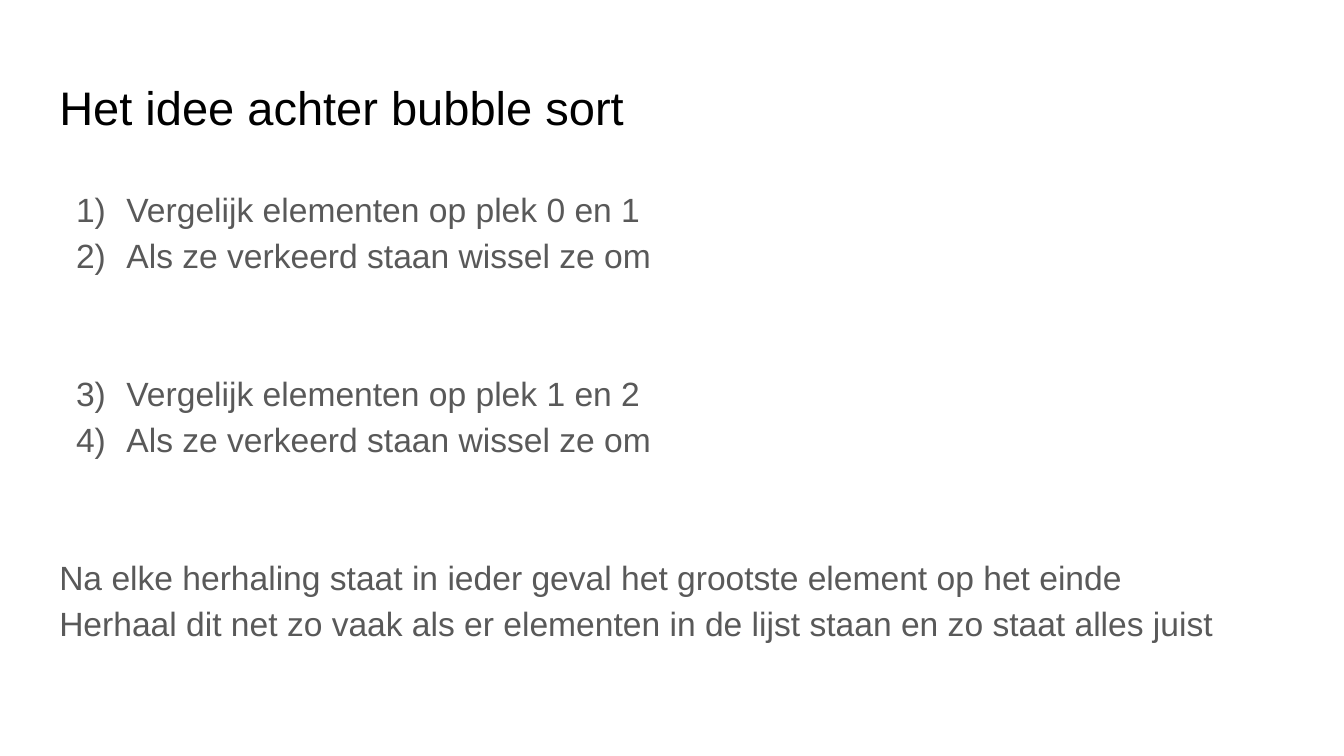
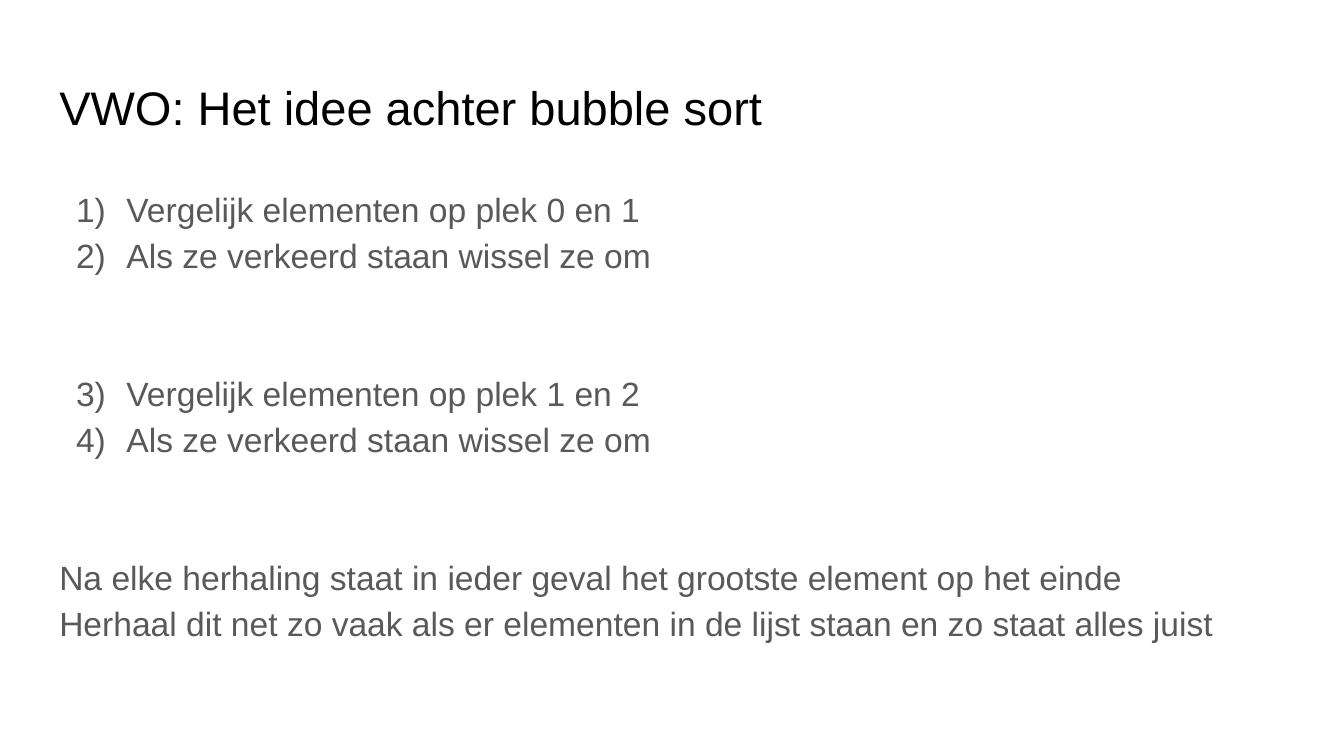
Before and after one commit to emmauscollege/emmauscollege.github.io, a slide deck: slide 10 of methode/static/theorie/algoritmen/T4.4.pptx. Drawn at 1344x756 pixels with LibreOffice and Linux fonts; fonts in the diff are those of the drawing. Boxes give left, top, right and bottom in pixels: in the first picture for what was removed or moved away, otherwise in the second. Text is boxed around its words. In the diff, an @@ line names an element or a change of style, - is before the commit and + after.

```diff
--- a/methode/static/theorie/algoritmen/T4.4.pptx
+++ b/methode/static/theorie/algoritmen/T4.4.pptx
@@ title at [59, 91, 762, 126]: text changed @@
-Het idee achter bubble sort
+VWO: Het idee achter bubble sort
```
Also in this commit, not shown: 5 other slides changed, 2 other files.
